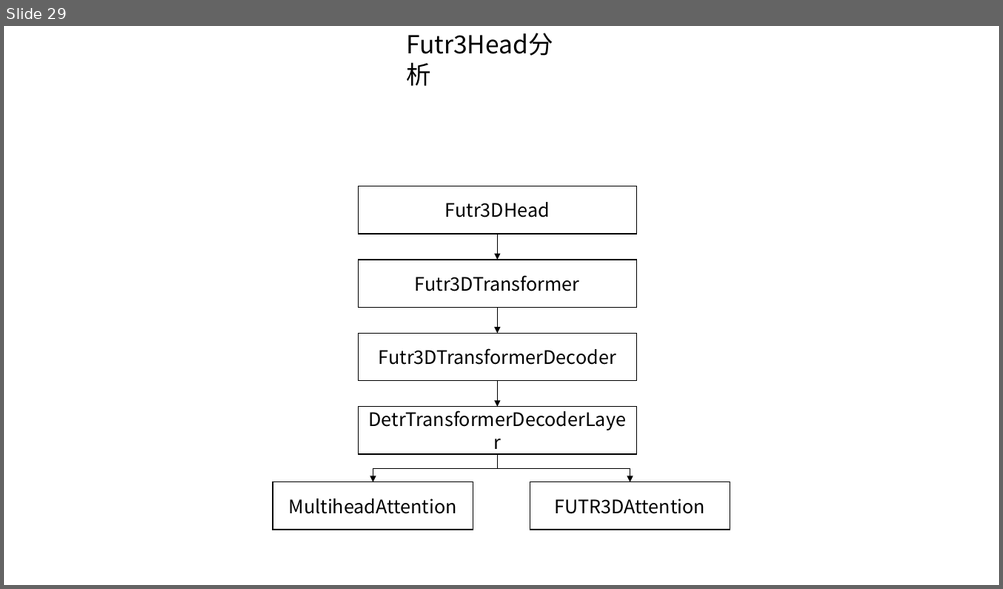
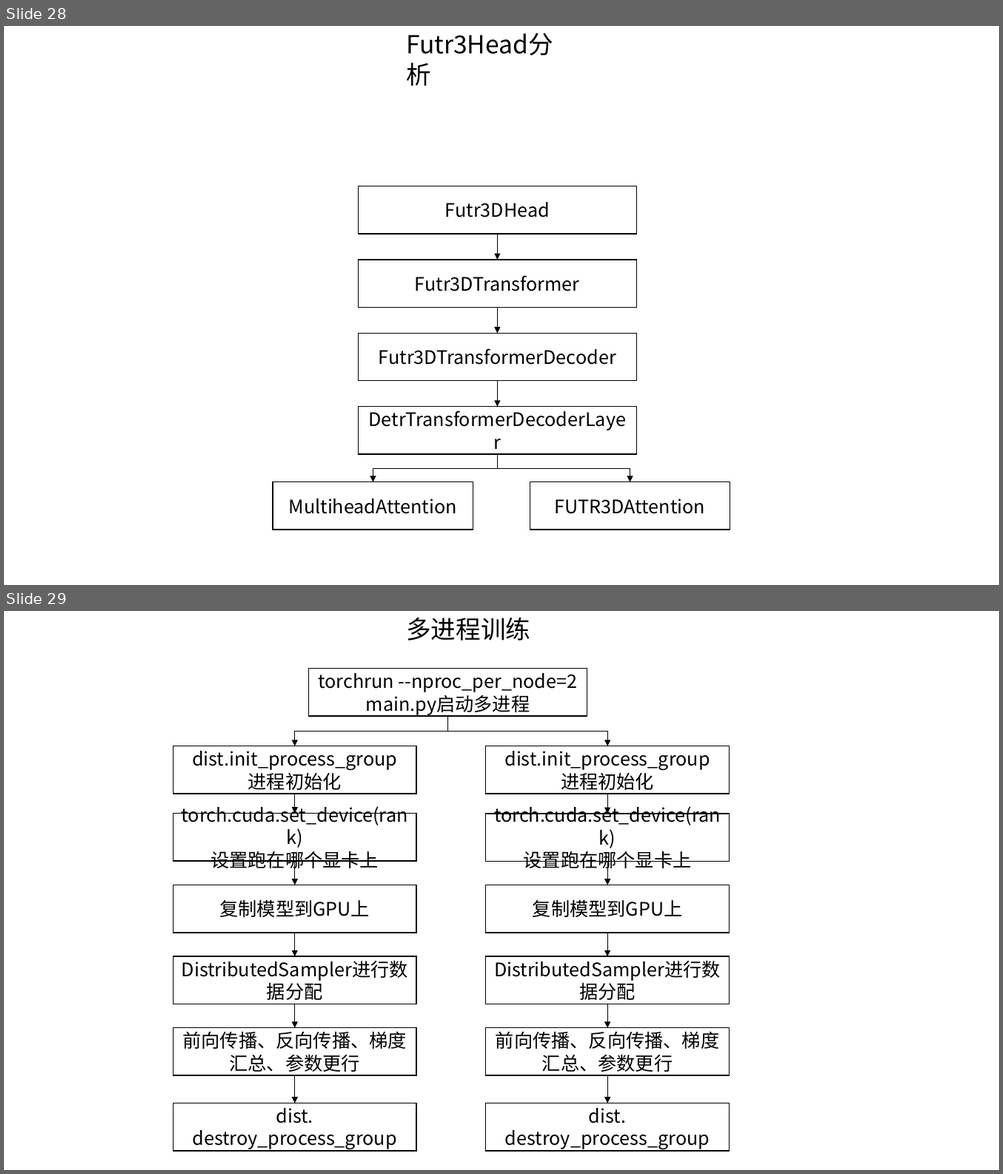
Before and after one commit to foxbao/mmlab_install, a slide deck: 数据集结构.pptx. Shown one above the other, each under a label of ours: slide 29 before the commit, slides 28 and 29 after it. The pictures are 1003x589 and 1003x1174 pixels, drawn with LibreOffice and Linux fonts; fonts in the diff are those of the drawing. Boxes give left, top, right and bottom in pixels: in the first picture for what was removed or moved away, otherwise in the second. Text is boxed around its words. In the diff, an @@ line names an element or a change of style, - is before the commit and + after.

```diff
--- a/数据集结构.pptx
+++ b/数据集结构.pptx
@@ slide 29 added at [4,611,999,1170], background #FFFFFF @@
@@ text added at [406,617,530,641], 24 pt, text #000000 @@
+多进程训练
@@ rectangle added at [308,669,586,716], outline #000000 1 pt, 18 pt, text #000000 @@
+torchrun --nproc_per_node=2 main.py启动多进程
@@ elbow arrow added from (448, 716) to (295, 746), #000000 0.5 pt @@
@@ elbow arrow added from (448, 716) to (608, 746), #000000 0.5 pt @@
@@ rectangle added at [173,746,417,794], outline #000000 1 pt, 18 pt, text #000000 @@
+dist.init_process_group
+进程初始化
@@ rectangle added at [486,746,729,794], outline #000000 1 pt, 18 pt, text #000000 @@
+dist.init_process_group
+进程初始化
@@ arrow added from (295, 794) to (295, 813), #000000 0.5 pt @@
@@ arrow added from (608, 794) to (608, 814), #000000 0.5 pt @@
@@ rectangle added at [173,813,417,861], outline #000000 1 pt, 18 pt, text #000000 @@
+torch.cuda.set_device(rank)
+设置跑在哪个显卡上
@@ rectangle added at [486,814,729,862], outline #000000 1 pt, 18 pt, text #000000 @@
+torch.cuda.set_device(rank)
+设置跑在哪个显卡上
@@ arrow added from (295, 861) to (295, 886), #000000 0.5 pt @@
@@ arrow added from (608, 862) to (608, 886), #000000 0.5 pt @@
@@ rectangle added at [173,886,417,934], outline #000000 1 pt, 18 pt, text #000000 @@
+复制模型到GPU上
@@ rectangle added at [486,886,729,934], outline #000000 1 pt, 18 pt, text #000000 @@
+复制模型到GPU上
@@ arrow added from (295, 933) to (295, 957), #000000 0.5 pt @@
@@ arrow added from (608, 933) to (608, 957), #000000 0.5 pt @@
@@ rectangle added at [173,957,417,1004], outline #000000 1 pt, 18 pt, text #000000 @@
+DistributedSampler进行数据分配
@@ rectangle added at [486,957,729,1004], outline #000000 1 pt, 18 pt, text #000000 @@
+DistributedSampler进行数据分配
@@ arrow added from (295, 1004) to (295, 1028), #000000 0.5 pt @@
@@ arrow added from (608, 1004) to (608, 1028), #000000 0.5 pt @@
@@ rectangle added at [173,1028,417,1076], outline #000000 1 pt, 18 pt, text #000000 @@
+前向传播、反向传播、梯度汇总、参数更行
@@ rectangle added at [486,1028,729,1076], outline #000000 1 pt, 18 pt, text #000000 @@
+前向传播、反向传播、梯度汇总、参数更行
@@ arrow added from (295, 1076) to (295, 1103), #000000 0.5 pt @@
@@ arrow added from (608, 1076) to (608, 1103), #000000 0.5 pt @@
@@ rectangle added at [173,1103,417,1151], outline #000000 1 pt, 18 pt, text #000000 @@
+dist. destroy_process_group
@@ rectangle added at [486,1103,729,1151], outline #000000 1 pt, 18 pt, text #000000 @@
+dist. destroy_process_group
@@ what was slide 29 is now slide 28 @@
```
Also in this commit, not shown: 4 other slides added, 3 other files.
